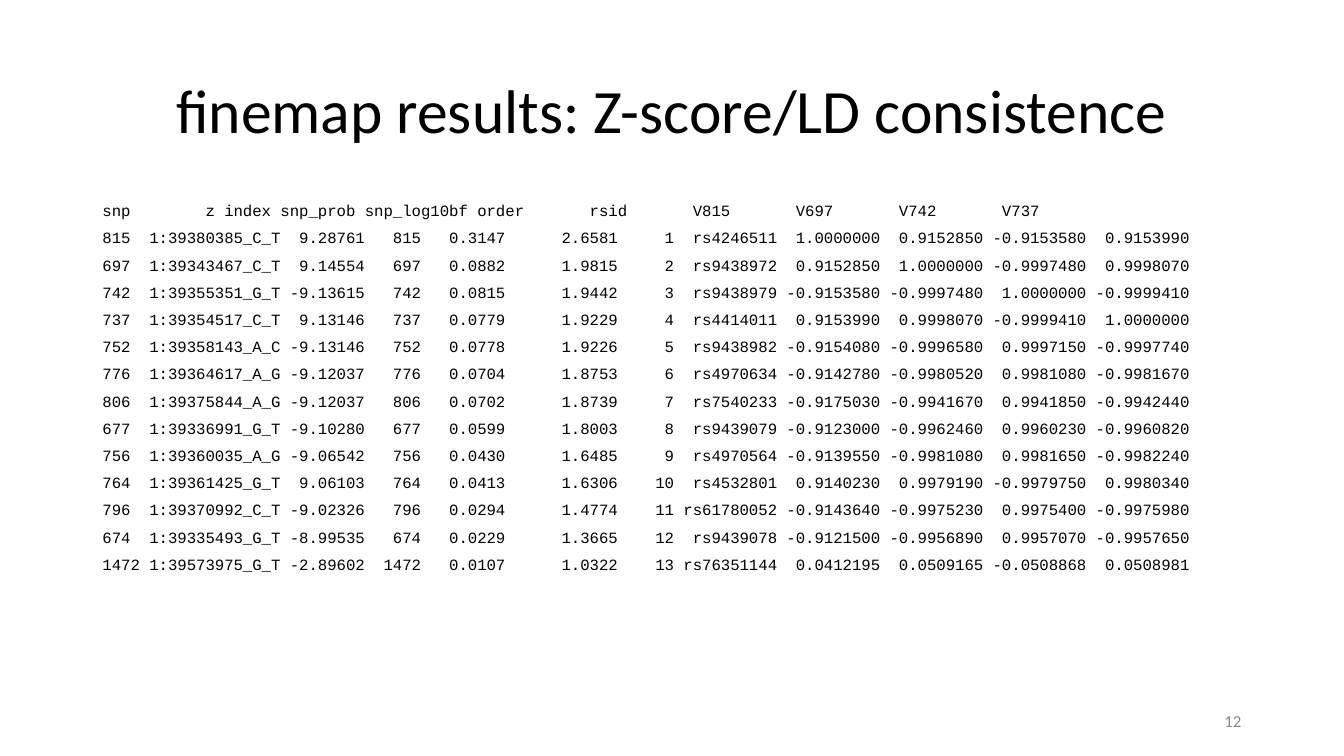
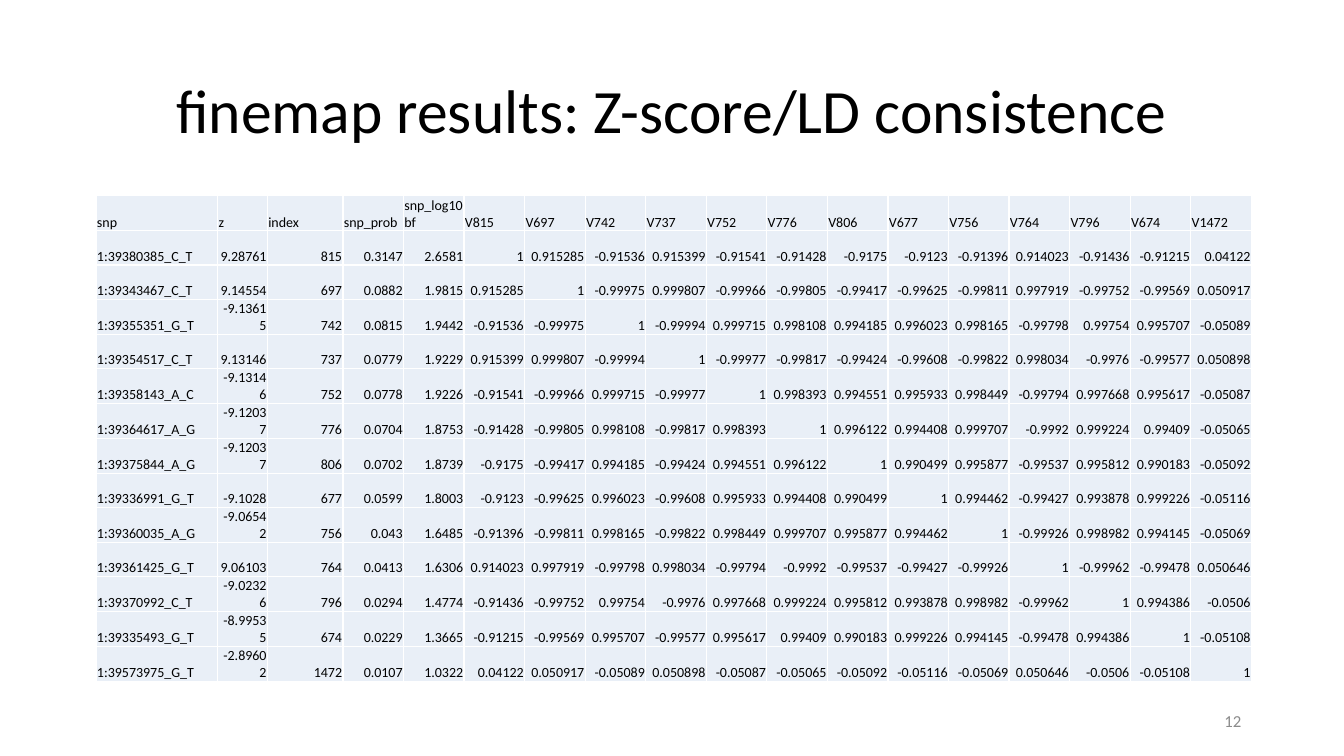
Before and after one commit to jinghuazhao/FM-pipeline, a slide deck: slide 12 of README.pptx. Drawn at 1344x756 pixels with LibreOffice and Linux fonts; fonts in the diff are those of the drawing. Boxes give left, top, right and bottom in pixels: in the first picture for what was removed or moved away, otherwise in the second. Text is boxed around its words. In the diff, an @@ line names an element or a change of style, - is before the commit and + after.

```diff
--- a/README.pptx
+++ b/README.pptx
@@ table added at box(96, 196, 1250, 683), 14 rows, 18 columns @@
+snp | z | index | snp_prob | snp_log10bf | V815 | V697 | V742 | V737 | V752 | V776 | V806 | V677 | V756 | V764 | V796 | V674 | V1472
+1:39380385_C_T | 9.28761 | 815 | 0.3147 | 2.6581 | 1 | 0.915285 | -0.91536 | 0.915399 | -0.91541 | -0.91428 | -0.9175 | -0.9123 | -0.91396 | 0.914023 | -0.91436 | -0.91215 | 0.04122
+1:39343467_C_T | 9.14554 | 697 | 0.0882 | 1.9815 | 0.915285 | 1 | -0.99975 | 0.999807 | -0.99966 | -0.99805 | -0.99417 | -0.99625 | -0.99811 | 0.997919 | -0.99752 | -0.99569 | 0.050917
+1:39355351_G_T | -9.13615 | 742 | 0.0815 | 1.9442 | -0.91536 | -0.99975 | 1 | -0.99994 | 0.999715 | 0.998108 | 0.994185 | 0.996023 | 0.998165 | -0.99798 | 0.99754 | 0.995707 | -0.05089
+1:39354517_C_T | 9.13146 | 737 | 0.0779 | 1.9229 | 0.915399 | 0.999807 | -0.99994 | 1 | -0.99977 | -0.99817 | -0.99424 | -0.99608 | -0.99822 | 0.998034 | -0.9976 | -0.99577 | 0.050898
+1:39358143_A_C | -9.13146 | 752 | 0.0778 | 1.9226 | -0.91541 | -0.99966 | 0.999715 | -0.99977 | 1 | 0.998393 | 0.994551 | 0.995933 | 0.998449 | -0.99794 | 0.997668 | 0.995617 | -0.05087
+1:39364617_A_G | -9.12037 | 776 | 0.0704 | 1.8753 | -0.91428 | -0.99805 | 0.998108 | -0.99817 | 0.998393 | 1 | 0.996122 | 0.994408 | 0.999707 | -0.9992 | 0.999224 | 0.99409 | -0.05065
+1:39375844_A_G | -9.12037 | 806 | 0.0702 | 1.8739 | -0.9175 | -0.99417 | 0.994185 | -0.99424 | 0.994551 | 0.996122 | 1 | 0.990499 | 0.995877 | -0.99537 | 0.995812 | 0.990183 | -0.05092
+1:39336991_G_T | -9.1028 | 677 | 0.0599 | 1.8003 | -0.9123 | -0.99625 | 0.996023 | -0.99608 | 0.995933 | 0.994408 | 0.990499 | 1 | 0.994462 | -0.99427 | 0.993878 | 0.999226 | -0.05116
+1:39360035_A_G | -9.06542 | 756 | 0.043 | 1.6485 | -0.91396 | -0.99811 | 0.998165 | -0.99822 | 0.998449 | 0.999707 | 0.995877 | 0.994462 | 1 | -0.99926 | 0.998982 | 0.994145 | -0.05069
+1:39361425_G_T | 9.06103 | 764 | 0.0413 | 1.6306 | 0.914023 | 0.997919 | -0.99798 | 0.998034 | -0.99794 | -0.9992 | -0.99537 | -0.99427 | -0.99926 | 1 | -0.99962 | -0.99478 | 0.050646
+1:39370992_C_T | -9.02326 | 796 | 0.0294 | 1.4774 | -0.91436 | -0.99752 | 0.99754 | -0.9976 | 0.997668 | 0.999224 | 0.995812 | 0.993878 | 0.998982 | -0.99962 | 1 | 0.994386 | -0.0506
+1:39335493_G_T | -8.99535 | 674 | 0.0229 | 1.3665 | -0.91215 | -0.99569 | 0.995707 | -0.99577 | 0.995617 | 0.99409 | 0.990183 | 0.999226 | 0.994145 | -0.99478 | 0.994386 | 1 | -0.05108
+1:39573975_G_T | -2.89602 | 1472 | 0.0107 | 1.0322 | 0.04122 | 0.050917 | -0.05089 | 0.050898 | -0.05087 | -0.05065 | -0.05092 | -0.05116 | -0.05069 | 0.050646 | -0.0506 | -0.05108 | 1
@@ text removed at box(102, 205, 1190, 572) @@
-snp z index snp_prob snp_log10bf order rsid V815 V697 V742 V737
-815 1:39380385_C_T 9.28761 815 0.3147 2.6581 1 rs4246511 1.0000000 0.9152850 -0.9153580 0.9153990
-697 1:39343467_C_T 9.14554 697 0.0882 1.9815 2 rs9438972 0.9152850 1.0000000 -0.9997480 0.9998070
-742 1:39355351_G_T -9.13615 742 0.0815 1.9442 3 rs9438979 -0.9153580 -0.9997480 1.0000000 -0.9999410
-737 1:39354517_C_T 9.13146 737 0.0779 1.9229 4 rs4414011 0.9153990 0.9998070 -0.9999410 1.0000000
-752 1:39358143_A_C -9.13146 752 0.0778 1.9226 5 rs9438982 -0.9154080 -0.9996580 0.9997150 -0.9997740
-776 1:39364617_A_G -9.12037 776 0.0704 1.8753 6 rs4970634 -0.9142780 -0.9980520 0.9981080 -0.9981670
-806 1:39375844_A_G -9.12037 806 0.0702 1.8739 7 rs7540233 -0.9175030 -0.9941670 0.9941850 -0.9942440
-677 1:39336991_G_T -9.10280 677 0.0599 1.8003 8 rs9439079 -0.9123000 -0.9962460 0.9960230 -0.9960820
-756 1:39360035_A_G -9.06542 756 0.0430 1.6485 9 rs4970564 -0.9139550 -0.9981080 0.9981650 -0.9982240
-764 1:39361425_G_T 9.06103 764 0.0413 1.6306 10 rs4532801 0.9140230 0.9979190 -0.9979750 0.9980340
-796 1:39370992_C_T -9.02326 796 0.0294 1.4774 11 rs61780052 -0.9143640 -0.9975230 0.9975400 -0.9975980
-674 1:39335493_G_T -8.99535 674 0.0229 1.3665 12 rs9439078 -0.9121500 -0.9956890 0.9957070 -0.9957650
-1472 1:39573975_G_T -2.89602 1472 0.0107 1.0322 13 rs76351144 0.0412195 0.0509165 -0.0508868 0.0508981
```
Also in this commit, not shown: 3 other slides changed.
